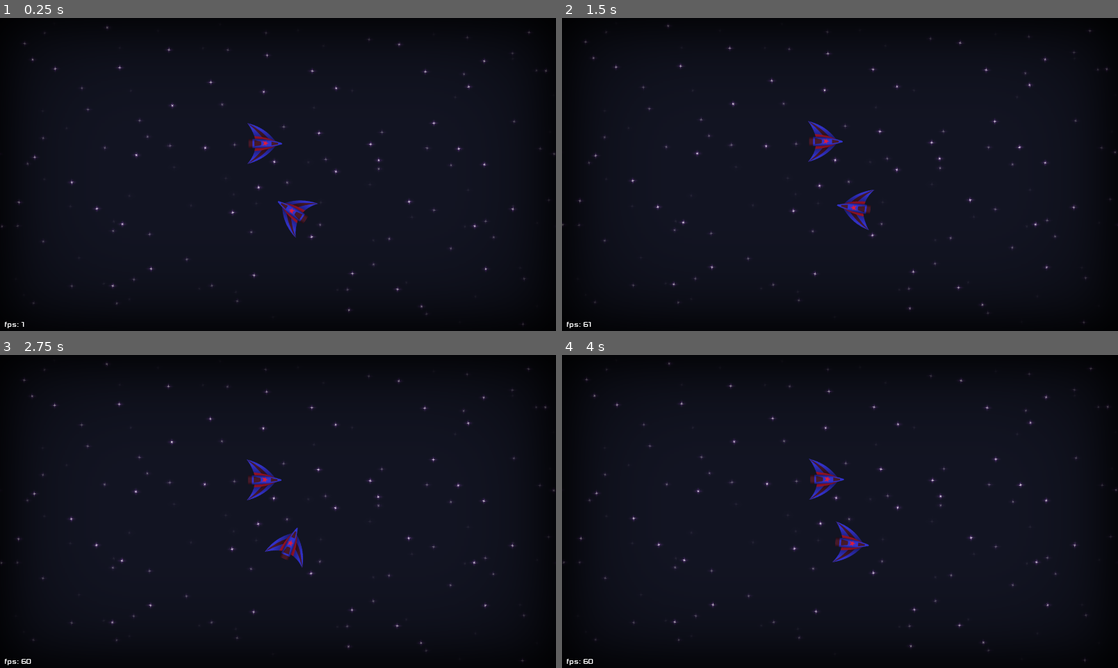
Above: before the commit, frames 1-4 (two rows, left to right).
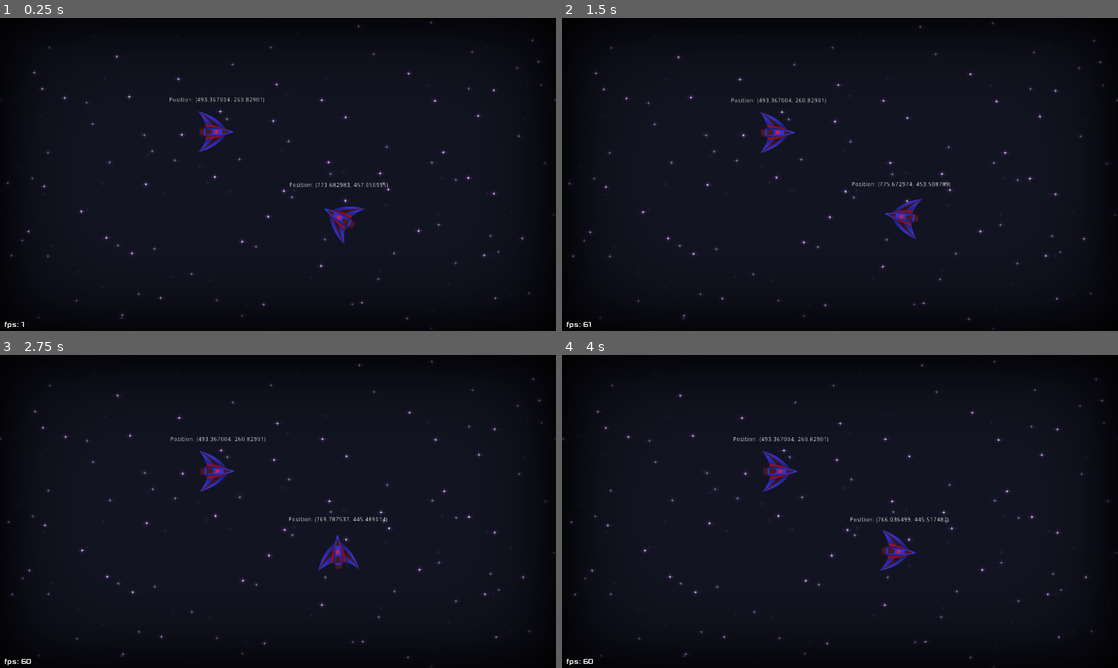
Above: after the commit, the same moments.

Repository: Najim-SD/Moon-Guardian
Game: Godot game, scene res://Scenes/Level.tscn
Same seed, same stepped clock (60 frames per second), same inputs: the game is played once before the commit and once after it.
Inputs (mouse positions are in pixels of both pictures, inside the frame that each line leads up to):
- Up to frame 1 (0.25 s): no input
- Up to frame 2 (1.5 s): move the mouse to (962, 158) at 0.52 s; click (962, 158) at 0.6 s; move the mouse to (728, 190) at 1.27 s; click (728, 190) at 1.35 s
- Up to frame 3 (2.75 s): move the mouse to (333, 442) at 2.02 s; click (333, 442) at 2.1 s
- Up to frame 4 (4 s): move the mouse to (812, 574) at 2.77 s; click (812, 574) at 2.85 s; move the mouse to (1006, 558) at 3.52 s; click (1006, 558) at 3.6 s

The runs differ from the first frame. In frame 1, 2.7% of the frame differs, in the area x 0-100%, y 1-100%; in frame 2, 2.7%; in frame 3, 2.7%; in frame 4, 2.7%.

Commit message:
constrained playing area with a level boundary
this is to keep the camera zoom to a minimum (cuz it will break the parallax)

Diff:
--- a/Scenes/Level.tscn
+++ b/Scenes/Level.tscn
@@ -1,20 +1,22 @@
-[gd_scene load_steps=4 format=2]
+[gd_scene load_steps=6 format=2]
 
 [ext_resource path="res://Scenes/Spaceship.tscn" type="PackedScene" id=1]
 [ext_resource path="res://Scenes/MultiCam.tscn" type="PackedScene" id=2]
 [ext_resource path="res://Scenes/Parallax.tscn" type="PackedScene" id=3]
+[ext_resource path="res://Scenes/LevelBoundary.tscn" type="PackedScene" id=4]
+[ext_resource path="res://Scripts/Level.gd" type="Script" id=5]
 
 [node name="Level" type="Node2D"]
+script = ExtResource( 5 )
 
 [node name="Parallax" parent="." instance=ExtResource( 3 )]
 
 [node name="Spaceship" parent="." instance=ExtResource( 1 )]
-position = Vector2( 633.525, 371.621 )
+position = Vector2( 493.367, 260.829 )
 
 [node name="Spaceship2" parent="." instance=ExtResource( 1 )]
-position = Vector2( 692.259, 525.599 )
+position = Vector2( 773.683, 457.051 )
 useJoyStick = false
-controlDevice = 1
 
 [node name="MultiCam" parent="." instance=ExtResource( 2 )]
 smoothing_speed = 10.0
@@ -23,3 +25,6 @@
 drag_margin_right = 0.0
 drag_margin_bottom = 0.0
 targets = [ "Spaceship", "Spaceship2" ]
+
+[node name="LevelBoundary" parent="." instance=ExtResource( 4 )]
+position = Vector2( 645.809, 336.359 )
--- /dev/null
+++ b/Scenes/LevelBoundary.tscn
@@ -0,0 +1,7 @@
+[gd_scene format=2]
+
+[node name="LevelBoundary" type="StaticBody2D"]
+
+[node name="CollisionPolygon2D" type="CollisionPolygon2D" parent="."]
+position = Vector2( -636.761, -354.863 )
+polygon = PoolVector2Array( -163.047, -150.268, 1434.26, -147.624, 1438.46, 843.328, -171.497, 847.535, -168.669, 1018.66, 1566.89, 1009.82, 1575.69, -289.054, -331.081, -284.04, -340.594, 1024.09, -166.97, 1019.8 )
--- a/Scenes/Parallax.tscn
+++ b/Scenes/Parallax.tscn
@@ -8,7 +8,7 @@
 
 [node name="BG" type="ParallaxLayer" parent="ParallaxBackground"]
 modulate = Color( 1, 1, 1, 0.0784314 )
-motion_scale = Vector2( 0.1, 0.1 )
+motion_scale = Vector2( 0.2, 0.2 )
 motion_mirroring = Vector2( 1280, 720 )
 
 [node name="Stars" type="Sprite" parent="ParallaxBackground/BG"]
@@ -18,8 +18,8 @@
 [node name="ParallaxBackground2" type="ParallaxBackground" parent="."]
 
 [node name="BG2" type="ParallaxLayer" parent="ParallaxBackground2"]
-modulate = Color( 1, 1, 1, 0.792157 )
-motion_scale = Vector2( 0.8, 0.8 )
+modulate = Color( 1, 1, 1, 0.462745 )
+motion_scale = Vector2( 0.4, 0.4 )
 motion_mirroring = Vector2( 1280, 720 )
 
 [node name="Stars" type="Sprite" parent="ParallaxBackground2/BG2"]
@@ -29,8 +29,8 @@
 [node name="ParallaxBackground3" type="ParallaxBackground" parent="."]
 
 [node name="BG3" type="ParallaxLayer" parent="ParallaxBackground3"]
-modulate = Color( 1, 1, 1, 0.352941 )
-motion_scale = Vector2( 0.4, 0.4 )
+modulate = Color( 1, 1, 1, 0.819608 )
+motion_scale = Vector2( 0.8, 0.8 )
 motion_mirroring = Vector2( 1280, 720 )
 
 [node name="Stars" type="Sprite" parent="ParallaxBackground3/BG3"]
--- a/Scenes/Spaceship.tscn
+++ b/Scenes/Spaceship.tscn
@@ -34,7 +34,7 @@
 rotation = 1.5708
 frames = SubResource( 1 )
 animation = "JetFlame"
-frame = 1
+frame = 9
 playing = true
 
 [node name="Spaceship" type="Sprite" parent="."]
@@ -45,3 +45,21 @@
 [node name="CollisionPolygon2D" type="CollisionPolygon2D" parent="."]
 visible = false
 polygon = PoolVector2Array( 37.5561, -0.0800629, 22.8727, -4.84227, 1.04591, -28.2564, -39.8297, -46.5115, -23.5588, -11.1919, -36.258, -10.795, -35.8612, 9.04749, -22.7651, 10.6349, -40.2265, 46.7483, 0.649063, 29.2868, 23.6664, 6.66639 )
+
+[node name="UI" type="Node2D" parent="."]
+
+[node name="Label" type="Label" parent="UI"]
+anchor_left = 0.5
+anchor_top = 0.5
+anchor_right = 0.5
+anchor_bottom = 0.5
+margin_left = -54.0
+margin_top = -80.0
+margin_right = 54.0
+margin_bottom = -73.0
+grow_horizontal = 2
+text = "Position: "
+align = 1
+__meta__ = {
+"_edit_use_anchors_": false
+}
--- a/Scripts/Camera2D.gd
+++ b/Scripts/Camera2D.gd
@@ -35,6 +35,8 @@
 	factor1 = wid / 1280
 	factor2 = height / 720
 	var f = max(factor1, factor2)
+
+	#f = clamp(f, 1, 2)
 	if f < 1 : f = 1
 
 	zoom.x = f
--- /dev/null
+++ b/Scripts/Level.gd
@@ -0,0 +1,17 @@
+extends Node2D
+
+
+# Declare member variables here. Examples:
+# var a = 2
+# var b = "text"
+
+
+# Called when the node enters the scene tree for the first time.
+func _ready():
+	pass # Replace with function body.
+
+
+# Called every frame. 'delta' is the elapsed time since the previous frame.
+func _process(delta):
+	#$LevelBoundary.position = $MultiCam.position
+	pass
--- a/Scripts/Spaceship.gd
+++ b/Scripts/Spaceship.gd
@@ -20,6 +20,9 @@
 func _ready():
 	pass # Replace with function body.
 
+func _process(delta):
+	$UI.global_rotation = 0
+	$UI/Label.text = "Position: " + str(position)
 
 # Called every frame. 'delta' is the elapsed time since the previous frame.
 func _physics_process(delta):
